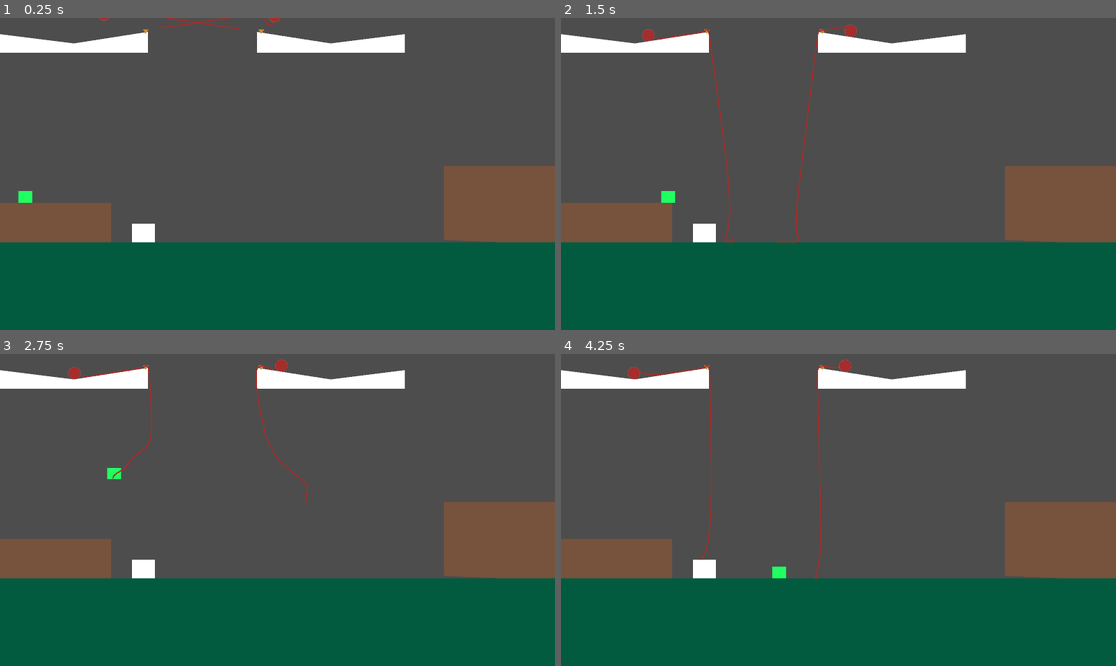
Above: before the commit, frames 1-4 (two rows, left to right).
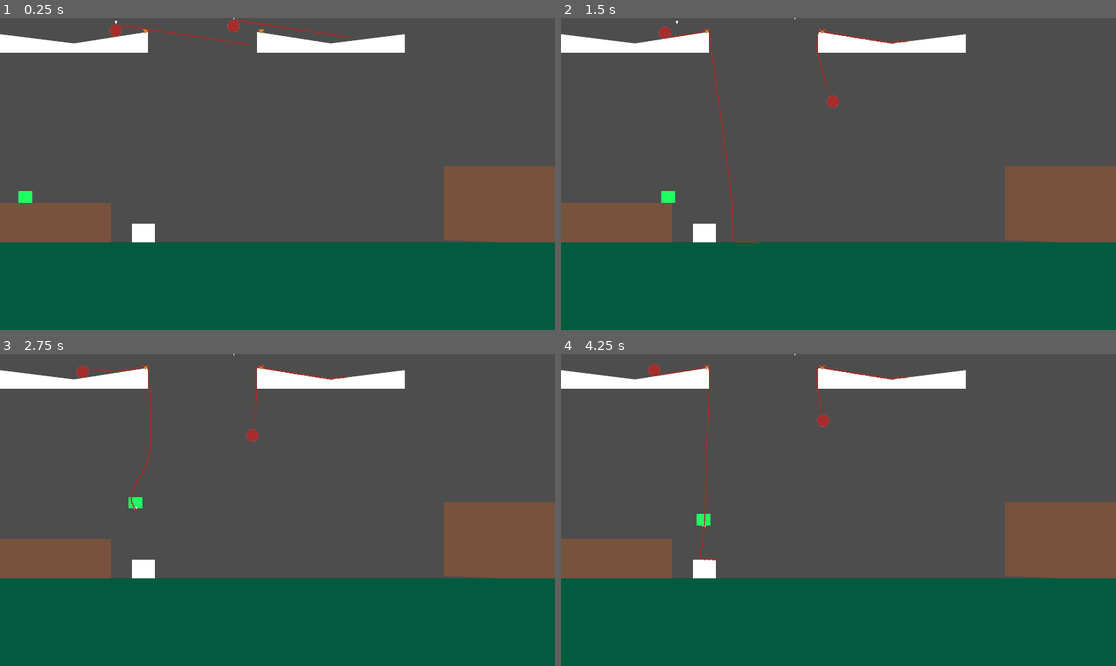
Above: after the commit, the same moments.

Repository: Musa-E/CS422---Group-Project
Game: Godot game, scene res://Levels/TestLevels/RopeSwingTest.tscn
Two runs of this game, one before a commit and one after it. Both use one fixed random seed, a clock stepped at 60 frames per second and the inputs below.
Inputs (mouse positions are in pixels of both pictures, inside the frame that each line leads up to):
- Up to frame 1 (0.25 s): no input
- Up to frame 2 (1.5 s): tap Enter (ui_accept) at 0.5, 0.77 s; move the mouse to (960, 158) at 0.52 s; hold Right mouse button (grab) 0.53-1.28 s; hold Right (ui_right) from 0.53 s (still down); click (960, 158) at 0.67 s; move the mouse to (727, 189) at 1.27 s; right-click (727, 189) at 1.35 s
- Up to frame 3 (2.75 s): tap Enter (ui_accept) at 1.52 s; move the mouse to (333, 441) at 2.02 s; release Right (ui_right) at 2.03 s; hold Left (ui_left) from 2.03 s (still down); hold Right mouse button (grab) from 2.03 s (still down); click (333, 441) at 2.1 s
- Up to frame 4 (4.25 s): move the mouse to (810, 572) at 2.77 s; release Left (ui_left) at 2.78 s; release Right mouse button (grab) at 2.78 s; hold Right (ui_right) from 2.78 s (still down); right-click (810, 572) at 2.85 s; click (810, 572) at 2.92 s; tap Enter (ui_accept) at 3.02, 3.77 s; move the mouse to (1005, 556) at 3.52 s; hold Right mouse button (grab) from 3.53 s (still down)

The runs differ from the first frame. In frame 1, 0.5% of the frame differs, in the area x 17-63%, y 0-9%; in frame 2, 0.8%; in frame 3, 0.8%; in frame 4, 1.0%, in the area x 12-63%, y 0-72%.

Commit message:
Climbing mostly stable

Diff:
--- a/catandyarn/Levels/TestLevels/RopeSwingTest.tscn
+++ b/catandyarn/Levels/TestLevels/RopeSwingTest.tscn
@@ -220,12 +220,12 @@
 position = Vector2(0, 16)
 
 [node name="YarnRoot" parent="Components" instance=ExtResource("3_xepom")]
-position = Vector2(-544, -64)
-rope_segment_scene = SubResource("PackedScene_hsg00")
+position = Vector2(-504, -8)
+rope_segment_scene = SubResource("PackedScene_smqai")
 on_start_segments = 35
 
 [node name="YarnRoot2" parent="Components" instance=ExtResource("3_xepom")]
-position = Vector2(48, -56)
-scale = Vector2(-1, 1)
-rope_segment_scene = SubResource("PackedScene_vctdb")
+position = Vector2(-96, -24)
+rope_segment_scene = SubResource("PackedScene_ysnld")
 on_start_segments = 30
+yarn_mass = 0.5
--- a/catandyarn/Player/Cat.gd
+++ b/catandyarn/Player/Cat.gd
@@ -4,6 +4,7 @@
 
 # export so we can toy around with these values later.
 @export var SPEED = 300.0
+@export var CLIMB_SPEED = 4.0
 @export var JUMP_VELOCITY = -400.0
 
 @export var swipe_component: Area2D
@@ -63,21 +64,18 @@
 	# Bad coupling here - Wesley
 	var curve: Curve2D = path.curve
 	var path_follow: PathFollow2D = path.get_child(0)
-	var closest_point = curve.get_closest_point(path.to_local(global_position))
 	var closest_offset = curve.get_closest_offset(path.to_local(global_position))
-	#var closest
-	print(closest_point)
 
-	#if current_state != State.ATTACHED:
-	global_position = global_position.lerp(closest_point, 0.5)
+	# temporary
+	var direction := Input.get_axis("ui_up", "ui_down")
 
-	#var force_dir := Input.get_axis("ui_left", "ui_right")
-	## we should update the velocity so the cat is moving to the
-	## next bone on the rope
-	#path_follow.progress = lerp(closest_offset, closest_offset + input.x, 0.5)
-	##print(path_follow.h_offset)
-	## update the player position to be the global position of the pathfollow2D
-	#global_position = global_position.lerp(path_follow.global_position, 0.5)
+	# if we just latched onto the rope, find the closest offset on the path
+	if current_state != State.ATTACHED:
+		path_follow.progress = closest_offset
+
+	path_follow.progress = lerp(path_follow.progress, path_follow.progress + direction * CLIMB_SPEED, 0.5)
+	# update the player position to be the global position of the pathfollow2D after all transformations
+	global_position = global_position.lerp(path_follow.global_position, 0.5)
 	current_state = State.ATTACHED
 
 # todo:: Add swipe ability
@@ -109,5 +107,5 @@
 func _on_check_rope_touch_body_exited(body: Node2D) -> void:
 	attached_rope_segments.erase(body) # remove the rope segment so we don't accidentally apply forces to it.
 	#print(attached_rope_segments)
-	if len(attached_rope_segments) < 1:
-		can_attach = false
+	#if len(attached_rope_segments) < 1:
+		#can_attach = false
--- a/catandyarn/Yarn/RopeSegment.tscn
+++ b/catandyarn/Yarn/RopeSegment.tscn
@@ -4,50 +4,49 @@
 [ext_resource type="Script" path="res://addons/softbody2d/softbody2d.gd" id="2_co6v7"]
 [ext_resource type="PhysicsMaterial" uid="uid://chivuxajqnrq0" path="res://Yarn/YarnRopePhysMaterial.tres" id="3_oyien"]
 
-[sub_resource type="SkeletonModification2DLookAt" id="SkeletonModification2DLookAt_ya3ck"]
+[sub_resource type="SkeletonModification2DLookAt" id="SkeletonModification2DLookAt_hkrxb"]
 resource_local_to_scene = true
 bone_index = 0
 bone2d_node = NodePath("Bone-0")
 target_nodepath = NodePath("Bone-1")
 editor/draw_gizmo = false
 
-[sub_resource type="SkeletonModification2DLookAt" id="SkeletonModification2DLookAt_8421d"]
+[sub_resource type="SkeletonModification2DLookAt" id="SkeletonModification2DLookAt_oici7"]
 resource_local_to_scene = true
 bone_index = 1
 bone2d_node = NodePath("Bone-1")
 target_nodepath = NodePath("Bone-2")
 editor/draw_gizmo = false
 
-[sub_resource type="SkeletonModification2DLookAt" id="SkeletonModification2DLookAt_yojo1"]
+[sub_resource type="SkeletonModification2DLookAt" id="SkeletonModification2DLookAt_rsush"]
 resource_local_to_scene = true
 bone_index = 2
 bone2d_node = NodePath("Bone-2")
 target_nodepath = NodePath("Bone-3")
 editor/draw_gizmo = false
 
-[sub_resource type="SkeletonModification2DLookAt" id="SkeletonModification2DLookAt_gbh51"]
+[sub_resource type="SkeletonModification2DLookAt" id="SkeletonModification2DLookAt_q7mdv"]
 resource_local_to_scene = true
 bone_index = 3
 bone2d_node = NodePath("Bone-3")
 target_nodepath = NodePath("Bone-2")
 editor/draw_gizmo = false
 
-[sub_resource type="SkeletonModificationStack2D" id="SkeletonModificationStack2D_ux1sb"]
+[sub_resource type="SkeletonModificationStack2D" id="SkeletonModificationStack2D_7njkv"]
 resource_local_to_scene = true
 enabled = true
 modification_count = 4
-modifications/0 = SubResource("SkeletonModification2DLookAt_ya3ck")
-modifications/1 = SubResource("SkeletonModification2DLookAt_8421d")
-modifications/2 = SubResource("SkeletonModification2DLookAt_yojo1")
-modifications/3 = SubResource("SkeletonModification2DLookAt_gbh51")
-
-[sub_resource type="RectangleShape2D" id="RectangleShape2D_j2w4w"]
-resource_local_to_scene = true
-size = Vector2(5, 2)
+modifications/0 = SubResource("SkeletonModification2DLookAt_hkrxb")
+modifications/1 = SubResource("SkeletonModification2DLookAt_oici7")
+modifications/2 = SubResource("SkeletonModification2DLookAt_rsush")
+modifications/3 = SubResource("SkeletonModification2DLookAt_q7mdv")
+
+[sub_resource type="RectangleShape2D" id="RectangleShape2D_jjqej"]
+resource_local_to_scene = true
+size = Vector2(4, 4)
 
 [node name="SoftBody2D" type="Polygon2D"]
-position = Vector2(0, -2)
-scale = Vector2(1, 2)
+position = Vector2(0, -1)
 color = Color(0.647059, 0.176471, 0.168627, 1)
 texture = ExtResource("1_a4hv1")
 skeleton = NodePath("Skeleton2D")
@@ -129,9 +128,10 @@
 metadata/bone_name = &"Bone-0"
 
 [node name="RectangleShape2D" type="CollisionShape2D" parent="Bone-0"]
-shape = SubResource("RectangleShape2D_j2w4w")
+shape = SubResource("RectangleShape2D_jjqej")
 
 [node name="RemoteTransform2D" type="RemoteTransform2D" parent="Bone-0"]
+visible = false
 remote_path = NodePath("../../Skeleton2D/Bone-0")
 update_rotation = false
 update_scale = false
@@ -153,8 +153,7 @@
 metadata/bone_name = &"Bone-1"
 
 [node name="RectangleShape2D" type="CollisionShape2D" parent="Bone-1"]
-position = Vector2(-0.5, 0)
-shape = SubResource("RectangleShape2D_j2w4w")
+shape = SubResource("RectangleShape2D_jjqej")
 
 [node name="RemoteTransform2D" type="RemoteTransform2D" parent="Bone-1"]
 visible = false
@@ -186,7 +185,7 @@
 metadata/bone_name = &"Bone-2"
 
 [node name="RectangleShape2D" type="CollisionShape2D" parent="Bone-2"]
-shape = SubResource("RectangleShape2D_j2w4w")
+shape = SubResource("RectangleShape2D_jjqej")
 
 [node name="RemoteTransform2D" type="RemoteTransform2D" parent="Bone-2"]
 visible = false
@@ -218,7 +217,7 @@
 metadata/bone_name = &"Bone-3"
 
 [node name="RectangleShape2D" type="CollisionShape2D" parent="Bone-3"]
-shape = SubResource("RectangleShape2D_j2w4w")
+shape = SubResource("RectangleShape2D_jjqej")
 
 [node name="RemoteTransform2D" type="RemoteTransform2D" parent="Bone-3"]
 visible = false
--- a/catandyarn/Yarn/Yarn.tscn
+++ b/catandyarn/Yarn/Yarn.tscn
@@ -64,9 +64,8 @@
 cubic_interp = false
 loop = false
 
-[node name="Marker2D" type="Marker2D" parent="Joint/Path2D/PathFollow2D"]
-z_index = 999
-gizmo_extents = 94.2
+[node name="DebugMarker" type="Polygon2D" parent="Joint/Path2D/PathFollow2D"]
+polygon = PackedVector2Array(-3, -4, 1, -7, 6, -4, 1, 6)
 
 [node name="DebugLineDraw" type="MeshInstance2D" parent="Joint/Path2D"]
 mesh = SubResource("ImmediateMesh_fncgy")
--- a/catandyarn/Yarn/yarn.gd
+++ b/catandyarn/Yarn/yarn.gd
@@ -9,6 +9,7 @@
 @export var rope_path: Path2D # todo:: For some reason I need to set the offset of this inside of the editor to -722, -250, low priority bug
 @export var debug_line_draw: MeshInstance2D
 @export var allow_expanding_yarn: bool = false
+@export var yarn_mass: float = 2
 @onready var initial_rope_segment: SoftBody2D = $"Joint/SoftBody2D"
 @onready var initial_joint: PinJoint2D = $"Joint/PinJoint2D"
 @onready var rope_segments: Array[SoftBody2D] = []
@@ -22,6 +23,8 @@
 	rope_segments.append(initial_rope_segment)
 	initial_joint.node_a = yarn_body_component.get_path() # we are on the yarn
 	initial_joint.node_b = initial_rope_segment.get_node("Bone-0").get_path()
+
+	yarn_body_component.mass = yarn_mass
 
 	for n in range(1, on_start_segments):
 		create_new_rope_segment()
@@ -84,7 +87,7 @@
 
 		for bone in segment.get_children():
 			if bone is RigidBody2D:
-				var gpos: Vector2 = bone.global_position
+				var gpos: Vector2 = bone.global_position - (global_position)
 				curve.add_point(gpos)
 
 	# draw the line in game if debug is active
--- a/catandyarn/project.godot
+++ b/catandyarn/project.godot
@@ -42,6 +42,22 @@
 , Object(InputEventKey,"resource_local_to_scene":false,"resource_name":"","device":0,"window_id":0,"alt_pressed":false,"shift_pressed":false,"ctrl_pressed":false,"meta_pressed":false,"pressed":false,"keycode":68,"physical_keycode":0,"key_label":0,"unicode":0,"location":0,"echo":false,"script":null)
 ]
 }
+ui_up={
+"deadzone": 0.5,
+"events": [Object(InputEventKey,"resource_local_to_scene":false,"resource_name":"","device":0,"window_id":0,"alt_pressed":false,"shift_pressed":false,"ctrl_pressed":false,"meta_pressed":false,"pressed":false,"keycode":4194320,"physical_keycode":0,"key_label":0,"unicode":0,"location":0,"echo":false,"script":null)
+, Object(InputEventJoypadButton,"resource_local_to_scene":false,"resource_name":"","device":0,"button_index":11,"pressure":0.0,"pressed":false,"script":null)
+, Object(InputEventJoypadMotion,"resource_local_to_scene":false,"resource_name":"","device":0,"axis":1,"axis_value":-1.0,"script":null)
+, Object(InputEventKey,"resource_local_to_scene":false,"resource_name":"","device":0,"window_id":0,"alt_pressed":false,"shift_pressed":false,"ctrl_pressed":false,"meta_pressed":false,"pressed":false,"keycode":87,"physical_keycode":0,"key_label":0,"unicode":0,"location":0,"echo":false,"script":null)
+]
+}
+ui_down={
+"deadzone": 0.5,
+"events": [Object(InputEventKey,"resource_local_to_scene":false,"resource_name":"","device":0,"window_id":0,"alt_pressed":false,"shift_pressed":false,"ctrl_pressed":false,"meta_pressed":false,"pressed":false,"keycode":4194322,"physical_keycode":0,"key_label":0,"unicode":0,"location":0,"echo":false,"script":null)
+, Object(InputEventJoypadButton,"resource_local_to_scene":false,"resource_name":"","device":0,"button_index":12,"pressure":0.0,"pressed":false,"script":null)
+, Object(InputEventJoypadMotion,"resource_local_to_scene":false,"resource_name":"","device":0,"axis":1,"axis_value":1.0,"script":null)
+, Object(InputEventKey,"resource_local_to_scene":false,"resource_name":"","device":0,"window_id":0,"alt_pressed":false,"shift_pressed":false,"ctrl_pressed":false,"meta_pressed":false,"pressed":false,"keycode":83,"physical_keycode":0,"key_label":0,"unicode":0,"location":0,"echo":false,"script":null)
+]
+}
 grab={
 "deadzone": 0.5,
 "events": [Object(InputEventMouseButton,"resource_local_to_scene":false,"resource_name":"","device":-1,"window_id":0,"a …(253 unchanged characters)…
Not shown: 3 places in catandyarn/Levels/TestLevels/RopeSwingTest.tscn that only renumber resources
Not shown: 1 places in catandyarn/Yarn/RopeSegment.tscn that only renumber resources
